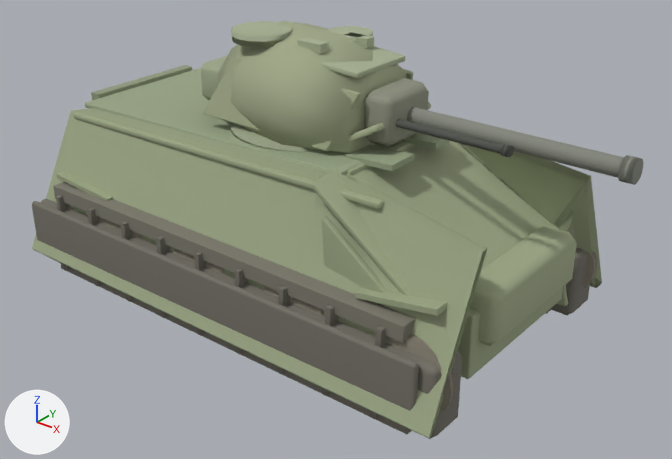
Renders of the Blender file assets/authored/authored_sherman_boxmodel_v1/authored_sherman_boxmodel_v1.blend from each side of a commit.
The view is the same before and after, from a camera (50 mm lens) standing at (3.79, -4.44, 2.73) and looking at (0.33, -0.11, 0.05). Every picture has the same lights, and +X, +Y and +Z are marked at lower left. The picture after the commit comes second.

The scene before the commit, as lines of its bpy script (objects in view):
```python
ob_hull_lower_tub__hull_left = bpy.data.objects.new('hull_lower_tub__hull_left', me_hull_lower_tub__hull_left_mesh)
ob_hull_lower_tub__hull_left.parent = ob_hull_root
ob_hull_lower_tub__hull_left.location = (-0.08, 0.0, -0.11)
ob_left_outer_track_skirt__track_outer = bpy.data.objects.new('left_outer_track_skirt__track_outer', me_left_outer_track_skirt__track_outer_mesh)
ob_left_outer_track_skirt__track_outer.parent = ob_hull_root
ob_left_outer_track_skirt__track_outer.location = (-0.08, -1.005, -0.2)
ob_left_roadwheel_0_00__wheel_disc = bpy.data.objects.new('left_roadwheel_0.00__wheel_disc', me_left_roadwheel_0_00__wheel_disc_mesh)
ob_left_roadwheel_0_00__wheel_disc.parent = ob_left_roadwheel_group
ob_left_roadwheel_0_00__wheel_disc.location = (0.0, -0.885, -0.32)
ob_left_roadwheel_0_00__wheel_disc.rotation_euler = (1.571, 0.0, 0.0)  # degrees (90, 0, 0)
ob_left_roadwheel__0_32__wheel_disc = bpy.data.objects.new('left_roadwheel_-0.32__wheel_disc', me_left_roadwheel__0_32__wheel_disc_mesh)
ob_left_roadwheel__0_32__wheel_disc.parent = ob_left_roadwheel_group
ob_left_roadwheel__0_32__wheel_disc.location = (-0.32, -0.885, -0.32)
ob_left_roadwheel__0_32__wheel_disc.rotation_euler = (1.571, 0.0, 0.0)  # degrees (90, 0, 0)
ob_left_roadwheel__0_80__wheel_disc = bpy.data.objects.new('left_roadwheel_-0.80__wheel_disc', me_left_roadwheel__0_80__wheel_disc_mesh)
ob_left_roadwheel__0_80__wheel_disc.parent = ob_left_roadwheel_group
ob_left_roadwheel__0_80__wheel_disc.location = (-0.8, -0.885, -0.32)
ob_left_roadwheel__0_80__wheel_disc.rotation_euler = (1.571, 0.0, 0.0)  # degrees (90, 0, 0)
ob_left_roadwheel__1_12__wheel_disc = bpy.data.objects.new('left_roadwheel_-1.12__wheel_disc', me_left_roadwheel__1_12__wheel_disc_mesh)
ob_left_roadwheel__1_12__wheel_disc.parent = ob_left_roadwheel_group
ob_left_roadwheel__1_12__wheel_disc.location = (-1.12, -0.885, -0.32)
ob_left_roadwheel__1_12__wheel_disc.rotation_euler = (1.571, 0.0, 0.0)  # degrees (90, 0, 0)
ob_left_vvss_bogie_0_64__bogie_side = bpy.data.objects.new('left_vvss_bogie_0.64__bogie_side', me_left_vvss_bogie_0_64__bogie_side_mesh)
ob_left_vvss_bogie_0_64__bogie_side.parent = ob_left_roadwheel_group
ob_left_vvss_bogie_0_64__bogie_side.location = (0.64, -0.875, -0.08)
ob_left_vvss_bogie__0_16__bogie_side = bpy.data.objects.new('left_vvss_bogie_-0.16__bogie_side', me_left_vvss_bogie__0_16__bogie_side_mesh)
ob_left_vvss_bogie__0_16__bogie_side.parent = ob_left_roadwheel_group
ob_left_vvss_bogie__0_16__bogie_side.location = (-0.16, -0.875, -0.08)
ob_left_vvss_bogie__0_96__bogie_side = bpy.data.objects.new('left_vvss_bogie_-0.96__bogie_side', me_left_vvss_bogie__0_96__bogie_side_mesh)
ob_left_vvss_bogie__0_96__bogie_side.parent = ob_left_roadwheel_group
ob_left_vvss_bogie__0_96__bogie_side.location = (-0.96, -0.875, -0.08)
# also in view: 'turret_left_side_skin__turret_left' at (0.07, -0.36, 0.93); 'turret_cast_oval_shell__turret_left' at (0.05, 0.0, 0.98); 'turret_ring_socket__turret_top' at (0.02, 0.0, 0.69); 'commander_hatch__turret_top' at (-0.21, -0.18, 1.28); 'engine_deck_flat__engine_deck' at (-0.43, 0.0, 0.65)
```
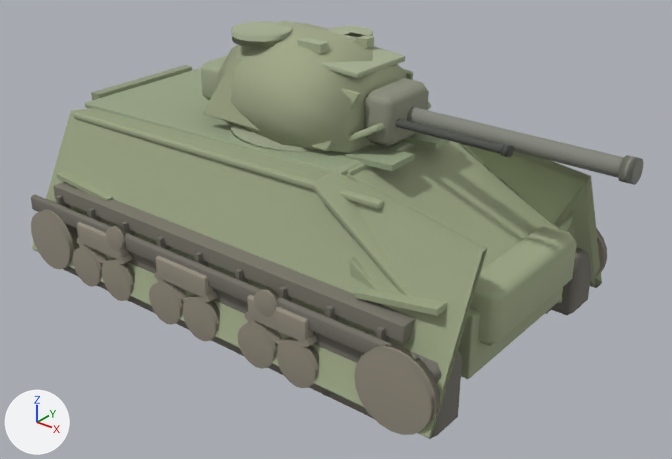
What differs and where, as boxes [x1, y1, x2, y2] in the pictures (672 x 459 px):
'left_outer_track_skirt__track_outer', moved, rescaled (21% shorter)
    before: [32, 201, 419, 411]
    after: [31, 194, 419, 360]
'left_front_sprocket__bogie_side', moved
    before: [387, 335, 456, 414]
    after: [354, 343, 440, 435]
'left_rear_idler__bogie_side', moved (mostly hidden before)
    before: [67, 206, 74, 211]
    after: [31, 210, 79, 270]
'left_vvss_bogie_0.64__bogie_side', moved
    before: [264, 286, 324, 315]
    after: [247, 295, 313, 343]
'left_roadwheel_0.80__wheel_disc', moved (not visible before)
    after: [277, 342, 319, 388]
'left_vvss_bogie_-0.16__bogie_side', moved (mostly hidden before)
    before: [173, 248, 224, 273]
    after: [156, 256, 214, 298]
'left_roadwheel_0.48__wheel_disc', moved (not visible before)
    after: [238, 322, 277, 369]
'left_roadwheel_0.00__wheel_disc', moved (not visible before)
    after: [183, 298, 220, 341]
'left_roadwheel_-0.80__wheel_disc', moved (not visible before)
    after: [102, 261, 135, 301]
'left_roadwheel_-0.32__wheel_disc', moved (not visible before)
    after: [149, 282, 184, 325]
'left_vvss_bogie_-0.96__bogie_side', moved (mostly hidden before)
    before: [99, 218, 135, 237]
    after: [77, 222, 129, 261]
'left_roadwheel_-1.12__wheel_disc', moved (not visible before)
    after: [73, 247, 102, 287]
'right_front_sprocket__bogie_side', moved
    before: [584, 252, 597, 287]
    after: [595, 228, 607, 277]
'left_return_roller_front__wheel_disc', moved (mostly hidden before)
    before: [271, 289, 293, 300]
    after: [254, 288, 279, 317]
'left_return_roller_rear__wheel_disc', moved (mostly hidden before)
    before: [132, 231, 142, 239]
    after: [106, 225, 126, 251]
'left_vertical_shoulder_gap_web__hull_left', unchanged, covered by the edit
    before: [322, 215, 387, 293]
    after: [349, 257, 376, 290]

The change in detail:
me_left_outer_track_skirt__track_outer_mesh is used by ob_left_outer_track_skirt__track_outer; parent ob_hull_root; location (-0.08, -1.005, -0.2).
me_left_outer_track_skirt__track_outer_mesh had 8 vertices, 6 faces and spanned x -1.67..1.67, y -0.03..0.03, z -0.19..0.19.
me_left_outer_track_skirt__track_outer_mesh now has 8 vertices, 6 faces and spans x -1.67..1.67, y -0.03..0.03, z -0.06..0.06.
me_left_outer_track_skirt__track_outer_mesh part 1: the whole mesh is scaled about its middle by (1, 1, 0.316).
Object 'left_outer_track_skirt__track_outer' (ob_left_outer_track_skirt__track_outer) moves from (-0.08, -1.005, -0.2) to (-0.08, -1.005, -0.02).
Object 'left_vvss_bogie_-0.96__bogie_side' (ob_left_vvss_bogie__0_96__bogie_side) moves from (-0.96, -0.875, -0.08) to (-0.96, -1.02, -0.08).
Object 'left_roadwheel_-1.12__wheel_disc' (ob_left_roadwheel__1_12__wheel_disc) moves from (-1.12, -0.885, -0.32) to (-1.12, -1.035, -0.32).
Object 'left_roadwheel_-0.80__wheel_disc' (ob_left_roadwheel__0_80__wheel_disc) moves from (-0.8, -0.885, -0.32) to (-0.8, -1.035, -0.32).
Object 'left_vvss_bogie_-0.16__bogie_side' (ob_left_vvss_bogie__0_16__bogie_side) moves from (-0.16, -0.875, -0.08) to (-0.16, -1.02, -0.08).
Object 'left_roadwheel_-0.32__wheel_disc' (ob_left_roadwheel__0_32__wheel_disc) moves from (-0.32, -0.885, -0.32) to (-0.32, -1.035, -0.32).
Object 'left_roadwheel_0.00__wheel_disc' (ob_left_roadwheel_0_00__wheel_disc) moves from (0.0, -0.885, -0.32) to (0.0, -1.035, -0.32).
Object 'left_vvss_bogie_0.64__bogie_side' (ob_left_vvss_bogie_0_64__bogie_side) moves from (0.64, -0.875, -0.08) to (0.64, -1.02, -0.08).
Object 'left_roadwheel_0.48__wheel_disc' (ob_left_roadwheel_0_48__wheel_disc) moves from (0.48, -0.885, -0.32) to (0.48, -1.035, -0.32).
Object 'left_roadwheel_0.80__wheel_disc' (ob_left_roadwheel_0_80__wheel_disc) moves from (0.8, -0.885, -0.32) to (0.8, -1.035, -0.32).
Object 'left_front_sprocket__bogie_side' (ob_left_front_sprocket__bogie_side) moves from (1.48, -0.875, -0.2) to (1.48, -1.035, -0.2).
Object 'left_rear_idler__bogie_side' (ob_left_rear_idler__bogie_side) moves from (-1.5, -0.875, -0.23) to (-1.5, -1.035, -0.23).
Object 'left_return_roller_front__wheel_disc' (ob_left_return_roller_front__wheel_disc) moves from (0.56, -0.885, 0.0) to (0.56, -1.035, 0.0).
Object 'left_return_roller_rear__wheel_disc' (ob_left_return_roller_rear__wheel_disc) moves from (-0.78, -0.885, 0.0) to (-0.78, -1.035, 0.0).
Object 'right_front_sprocket__bogie_side' (ob_right_front_sprocket__bogie_side) moves from (1.48, 0.875, -0.2) to (1.48, 1.035, -0.2).
